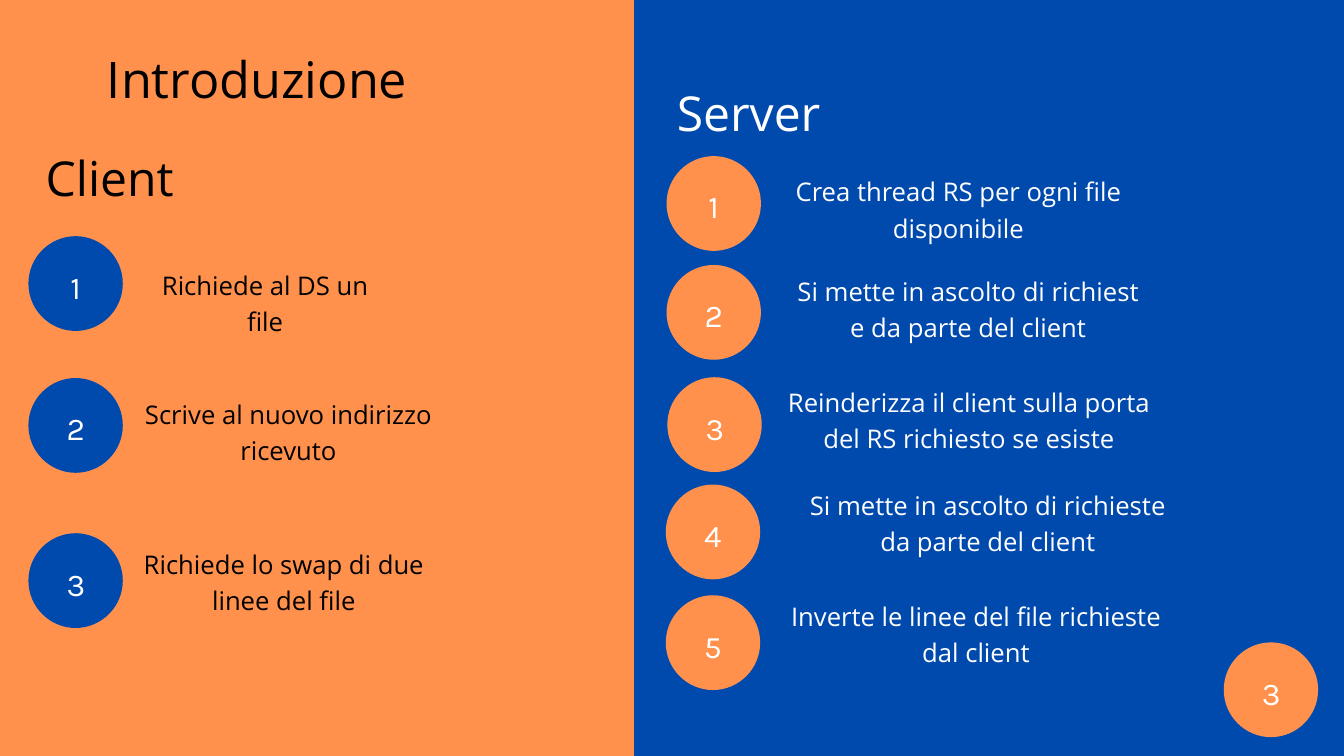
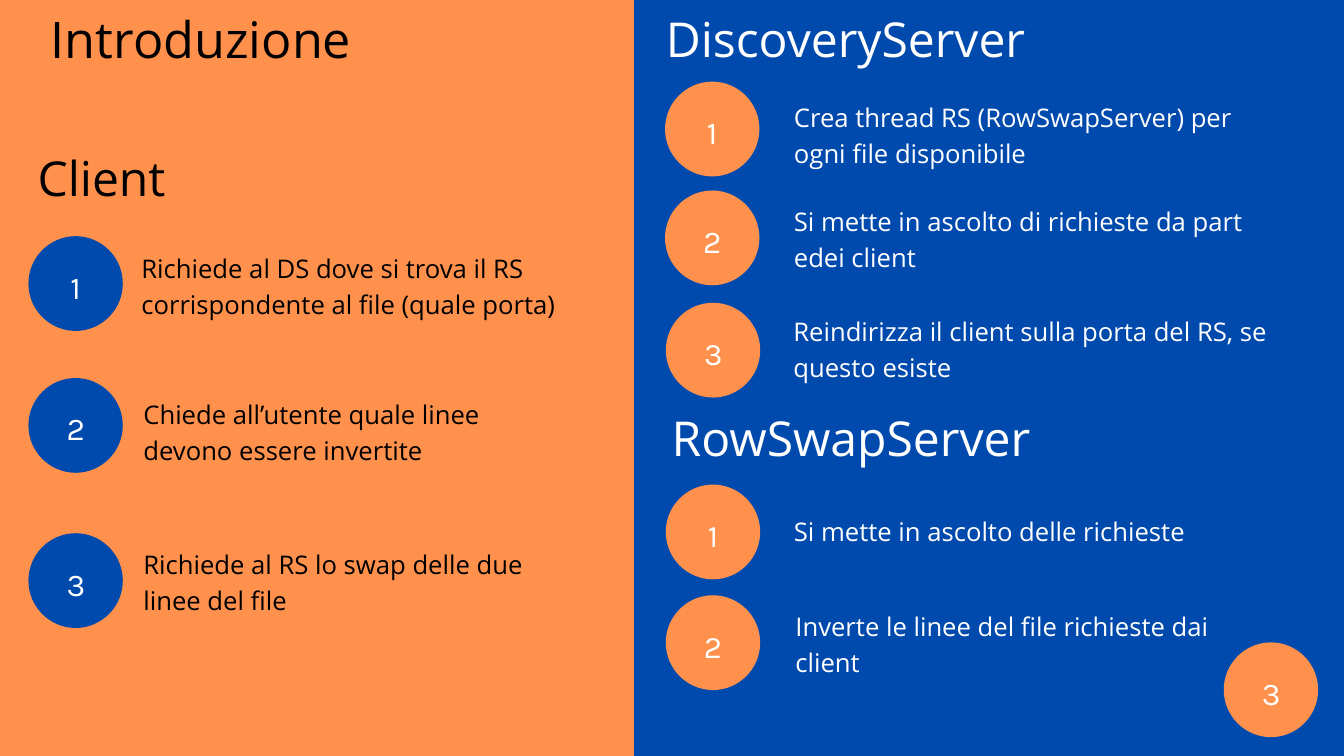
Before and after one commit to ilcors-dev/gruppo-reti, a slide deck: slide 3 of esercitazione_1/documents/Esercitazione 1.pptx. Drawn at 1344x756 pixels with LibreOffice and Linux fonts; fonts in the diff are those of the drawing. Boxes give left, top, right and bottom in pixels: in the first picture for what was removed or moved away, otherwise in the second. Text is boxed around its words. In the diff, an @@ line names an element or a change of style, - is before the commit and + after.

Commit message:
added: presentation

```diff
--- a/esercitazione_1/documents/Esercitazione 1.pptx
+++ b/esercitazione_1/documents/Esercitazione 1.pptx
@@ text "Introduzione": place and size @@
-text "Introduzione" at bbox=[107, 59, 407, 99]
+text "Introduzione" at bbox=[51, 19, 351, 59]
@@ freeform shape at bbox=[634, 0, 1344, 755]: outline redrawn @@
@@ text added at bbox=[666, 21, 1025, 69], 51.5 pt, text #FFFFFF @@
+DiscoveryServer
@@ text removed at bbox=[677, 96, 821, 132] @@
-Server
@@ text at bbox=[794, 107, 1232, 170]: text changed @@
-Crea thread RS per ogni file disponibile
+Crea thread RS (RowSwapServer) per ogni file disponibile
@@ text "Client": place and size @@
-text "Client" at bbox=[46, 159, 174, 197]
+text "Client" at bbox=[38, 159, 166, 197]
@@ 3 texts, 3 freeform shapes: place and size @@
-3 texts, 3 freeform shapes at bbox=[667, 156, 761, 472]
+3 texts, 3 freeform shapes at bbox=[665, 81, 760, 398]
@@ text at bbox=[794, 211, 1186, 268]: text changed @@
-Si mette in ascolto di richieste da parte del client
+Si mette in ascolto di richieste da partedei client
@@ text at bbox=[141, 258, 555, 321]: text changed @@
-Richiede al DS un file
+Richiede al DS dove si trova il RS corrispondente al file (quale porta)
@@ text at bbox=[793, 321, 1267, 384]: text changed @@
-Reinderizza il client sulla porta del RS richiesto se esiste
+Reindirizza il client sulla porta del RS, se questo esiste
@@ text at bbox=[143, 404, 479, 461]: text changed @@
-Scrive al nuovo indirizzo ricevuto
+Chiede all’utente quale linee devono essere invertite
@@ text added at bbox=[672, 421, 1031, 468], 51.5 pt, text #FFFFFF @@
+RowSwapServer
@@ text at bbox=[708, 527, 718, 547]: text changed @@
-4
+1
@@ text at bbox=[794, 521, 1184, 542]: text changed @@
-Si mette in ascolto di richieste da parte del client
+Si mette in ascolto delle richieste
@@ text at bbox=[143, 554, 523, 611]: text changed @@
-Richiede lo swap di due linee del file
+Richiede al RS lo swap delle due linee del file
@@ text at bbox=[795, 616, 1208, 673]: text changed @@
-Inverte le linee del file richieste dal client
+Inverte le linee del file richieste dai client
@@ text at bbox=[704, 638, 722, 658]: text changed @@
-5
+2
```
Also in this commit, not shown: 6 other slides changed, 2 slides added, 1 other file.
